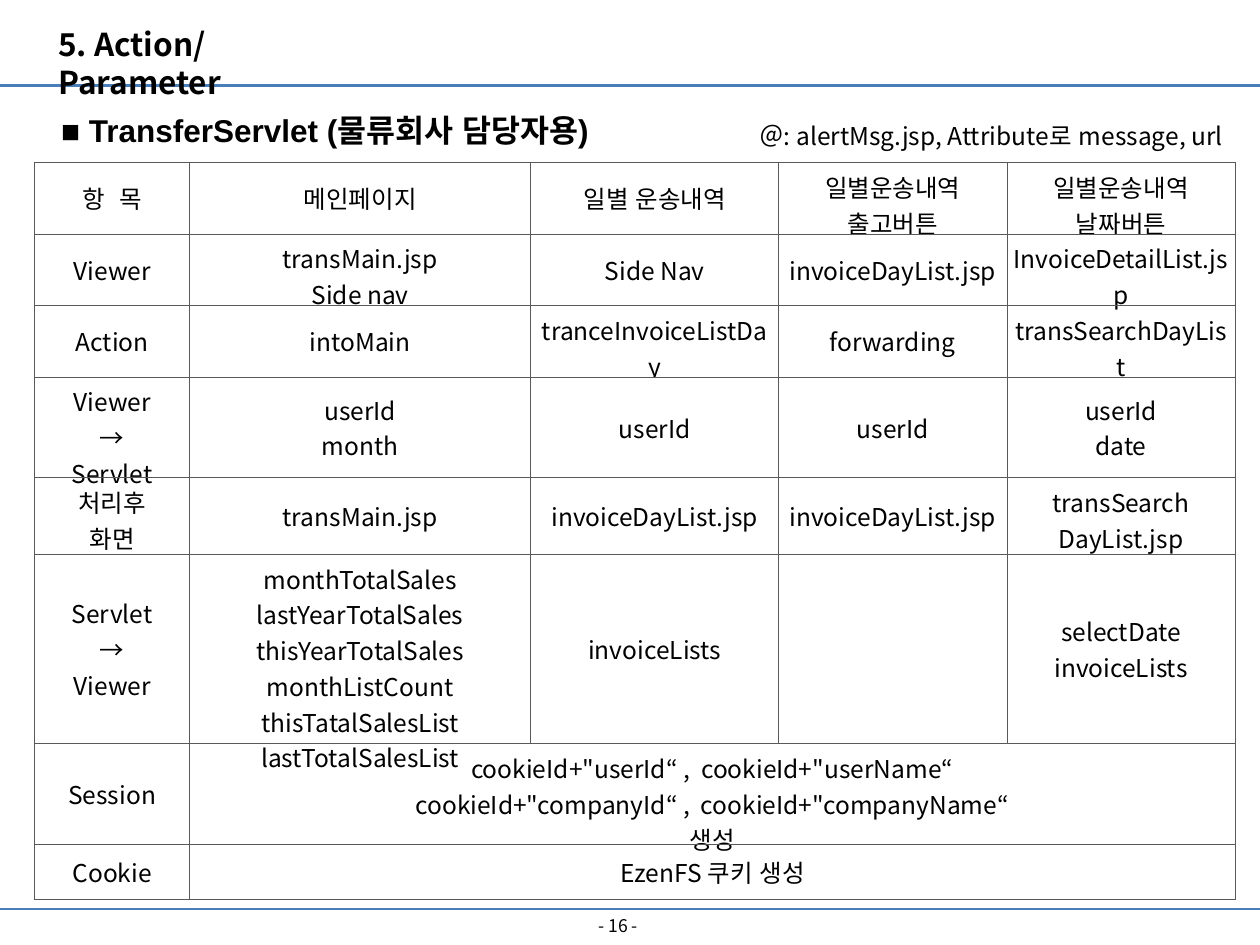
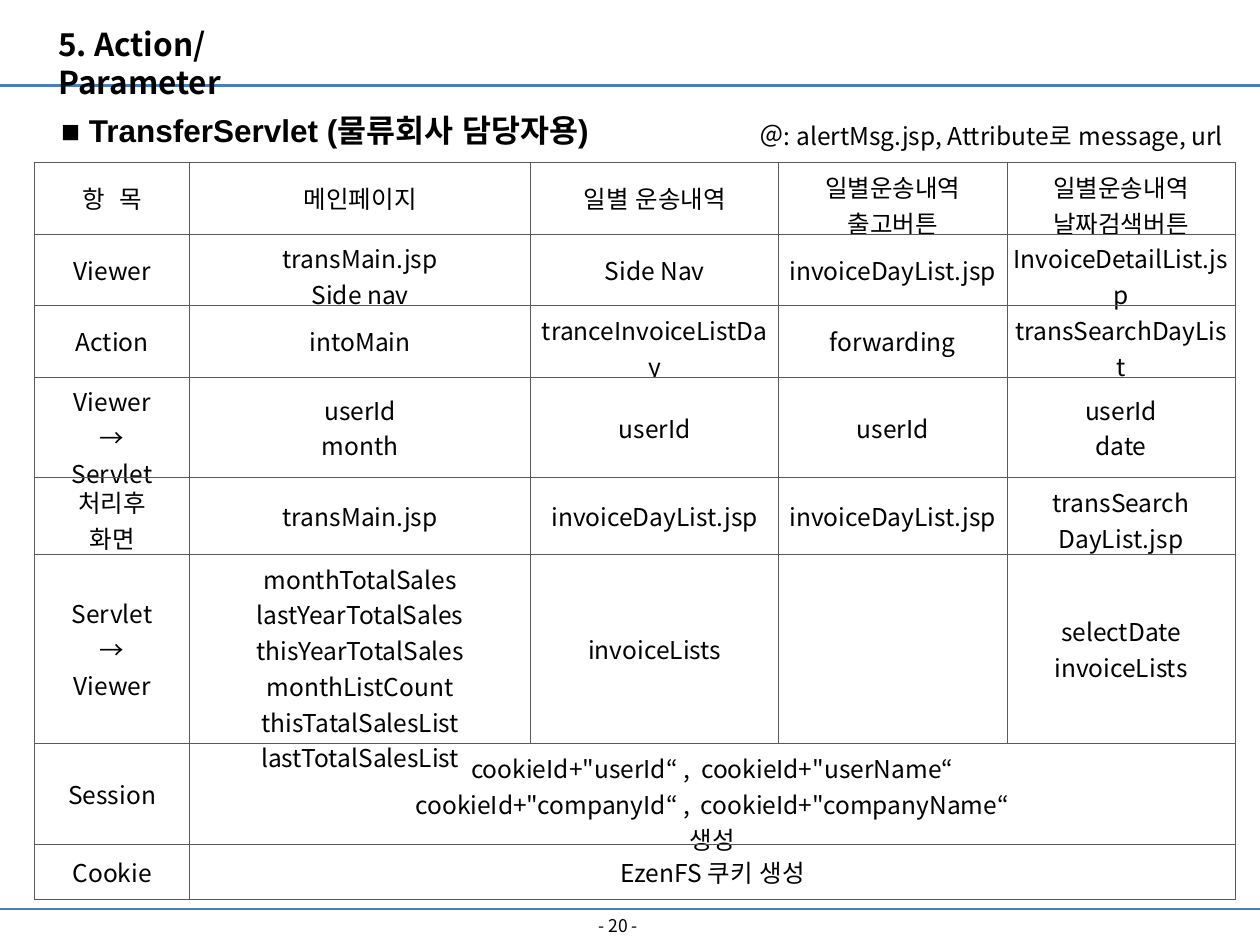
Before and after one commit to lx9203/fulfillmentBlue, a slide deck: slide 20 of file/PPT/Fulfillment 최종발표.pptx (slide 16 before the commit). Drawn at 1260x945 pixels with LibreOffice and Linux fonts; fonts in the diff are those of the drawing. Boxes give left, top, right and bottom in pixels: in the first picture for what was removed or moved away, otherwise in the second. Text is boxed around its words. In the diff, an @@ line names an element or a change of style, - is before the commit and + after.

```diff
--- a/file/PPT/Fulfillment 최종발표.pptx
+++ b/file/PPT/Fulfillment 최종발표.pptx
@@ table at (35, 163, 1236, 895) @@
-row 1, column 5: 일별운송내역 / 날짜버튼
+row 1, column 5: 일별운송내역 / 날짜검색버튼
@@ page number at (609, 919, 628, 932): text changed @@
-- 16 -
+- 20 -
```
Also in this commit, not shown: 11 other slides changed, 6 slides added, 3 other files.
